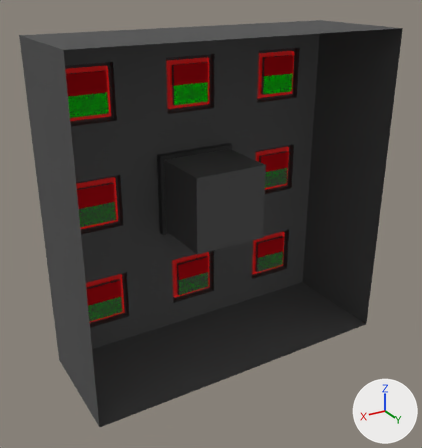
The Blender file blender_models/Machines/Height Knobs.blend as it was, and as the next commit left it.
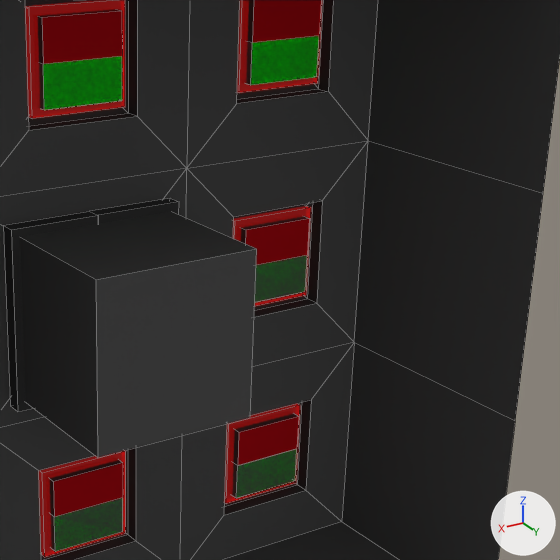
Each version is shown whole from a camera (50 mm lens) standing at (0.743, 1.038, 0.543) and looking at (0.027, -0.156, -0.054), then close up on the part from 37% to 94% of the width and 13% to 67% of the height. Every picture has the same lights, and +X, +Y and +Z are marked at lower right. The close-ups show mesh edges as thin lines.

The first close-up shows 'Base', 'Box1', 'Box4', 'Box6', 'Box7', 'DoorLeft', 'DoorRight', 'IN1', 'IN2', 'IN4', 'IN6', 'IN7'.
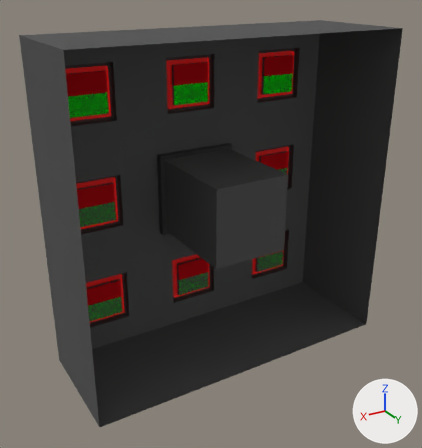
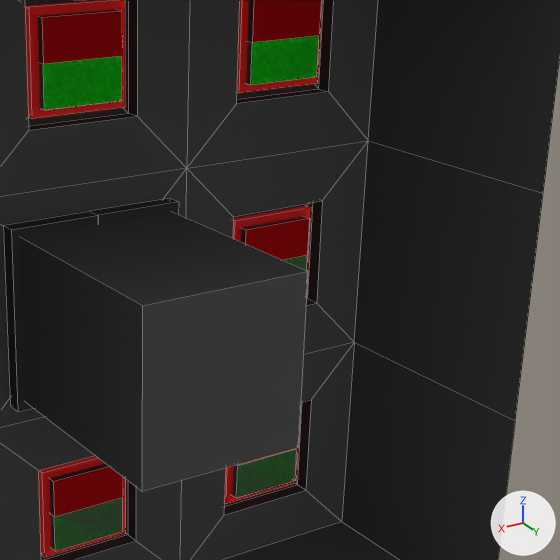
Location of each change, (x1, y1, x2, y2) in pixels of the close-ups (560 x 560 px; the box of a moved part takes in the faces that stretch with it):
part 1 of me_cube, moved or reshaped: before (20, 211, 257, 458); after (20, 211, 308, 491)
'IN6', unchanged, covered by the edit: before (224, 403, 300, 504); after (224, 448, 298, 504)

Patch to the scene script:
```diff
--- a/blender_models/Machines/Height Knobs.blend.py
+++ b/blender_models/Machines/Height Knobs.blend.py
@@ me_cube @@
 me_cube.from_pydata(...)  # 180 vertices, 165 faces; spans x -0.42..0.42, y -0.32..0.0, z -0.42..0.42
 # used by ob_base; location = (0.0, 0.0, 0.0)
 # before: 15 (0.1, -0.1, 0.1) at pixel (95, 279), 16 (0.1, -0.1, -0.1) at pixel (97, 457), 17 (-0.1, -0.1, -0.1) at pixel (250, 417), 18 (-0.1, -0.1, 0.1) at pixel (256, 248)
+# me_cube part 1
+for i in [*range(15, 19)]: me_cube.vertices[i].co += Vector((0.0, 0.09, 0.0))
 me_cube.materials.append(mat_base)
```
